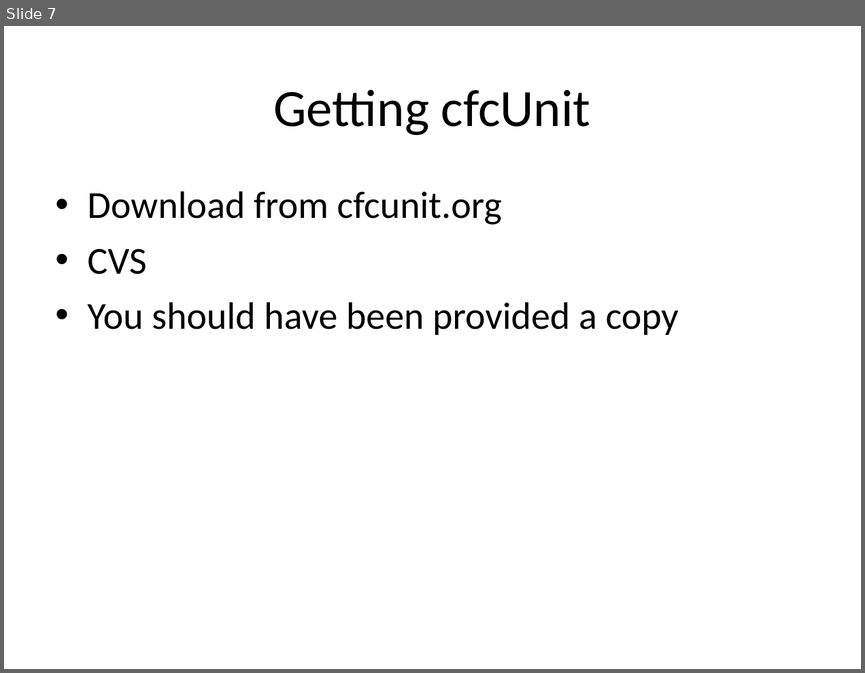
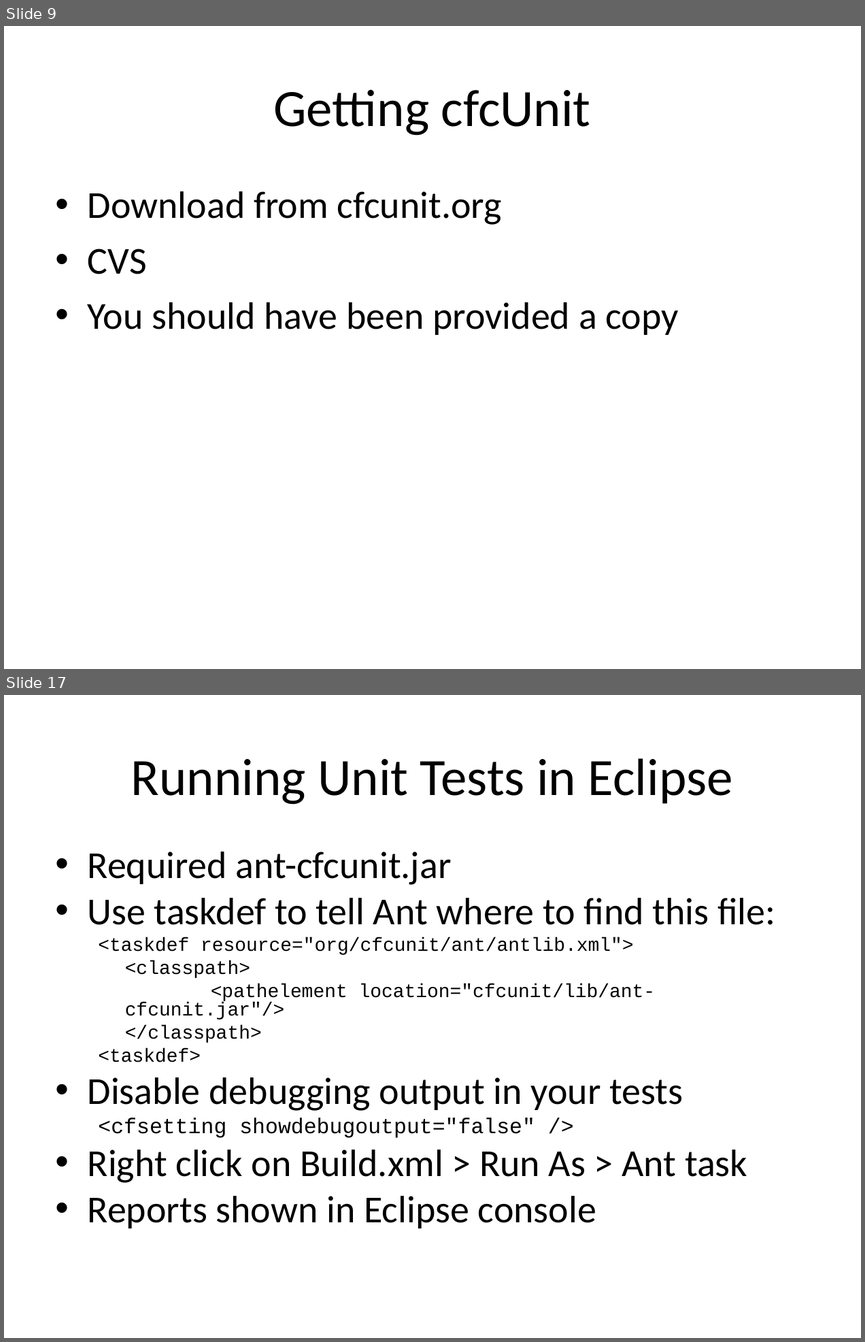
Before and after one commit to dhughes/OldPresentations, a slide deck: Trunk/Model-Glue 3 Day For Teratech/documents/CFCUnit Crash Course.ppt. Shown one above the other, each under a label of ours: slide 7 before the commit, slides 9 and 17 after it; the slides between them are not shown. The pictures are 865x673 and 865x1342 pixels, drawn with LibreOffice and Linux fonts; fonts in the diff are those of the drawing; background and template pictures are left out. Boxes give left, top, right and bottom in pixels: in the first picture for what was removed or moved away, otherwise in the second. Text is boxed around its words. In the diff, an @@ line names an element or a change of style, - is before the commit and + after.

```diff
--- a/Trunk/Model-Glue 3 Day For Teratech/documents/CFCUnit Crash Course.ppt
+++ b/Trunk/Model-Glue 3 Day For Teratech/documents/CFCUnit Crash Course.ppt
@@ slide 17 added at box(4, 695, 861, 1338), background picture (left out) @@
@@ title added at box(131, 758, 733, 804), 44 pt, text #000000 @@
+Running Unit Tests in Eclipse
@@ text added at box(88, 851, 775, 1228), 32 pt, text #000000 @@
+• Required ant-cfcunit.jar
+• Use taskdef to tell Ant where to find this file:
+  <taskdef resource="org/cfcunit/ant/antlib.xml">
+  <classpath>
+  <pathelement location="cfcunit/lib/ant-cfcunit.jar"/>
+  </classpath>
+  <taskdef>
+• Disable debugging output in your tests
+  <cfsetting showdebugoutput="false" />
+• Right click on Build.xml > Run As > Ant task
+• Reports shown in Eclipse console
@@ what was slide 7 is now slide 9 @@
```
Also in this commit, not shown: 2 slides changed, 11 other slides added, 2 slides removed, 6 other files.
